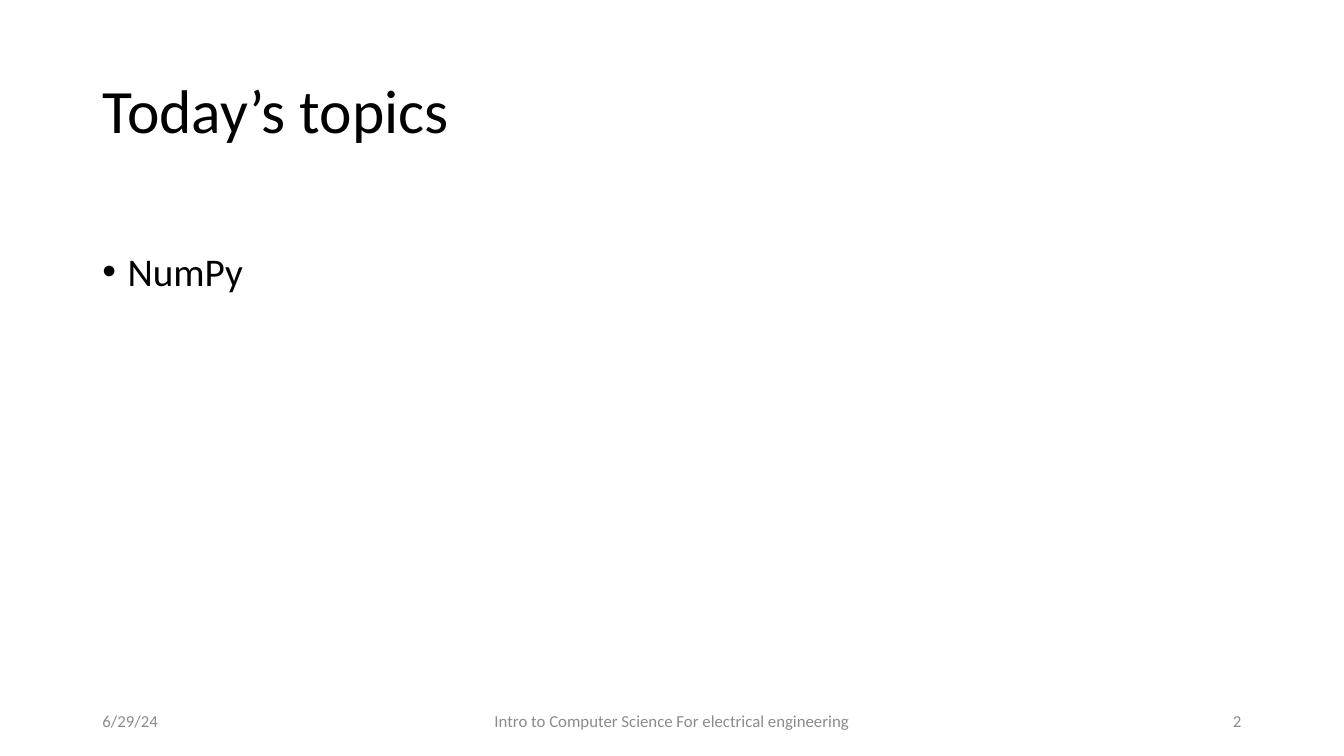
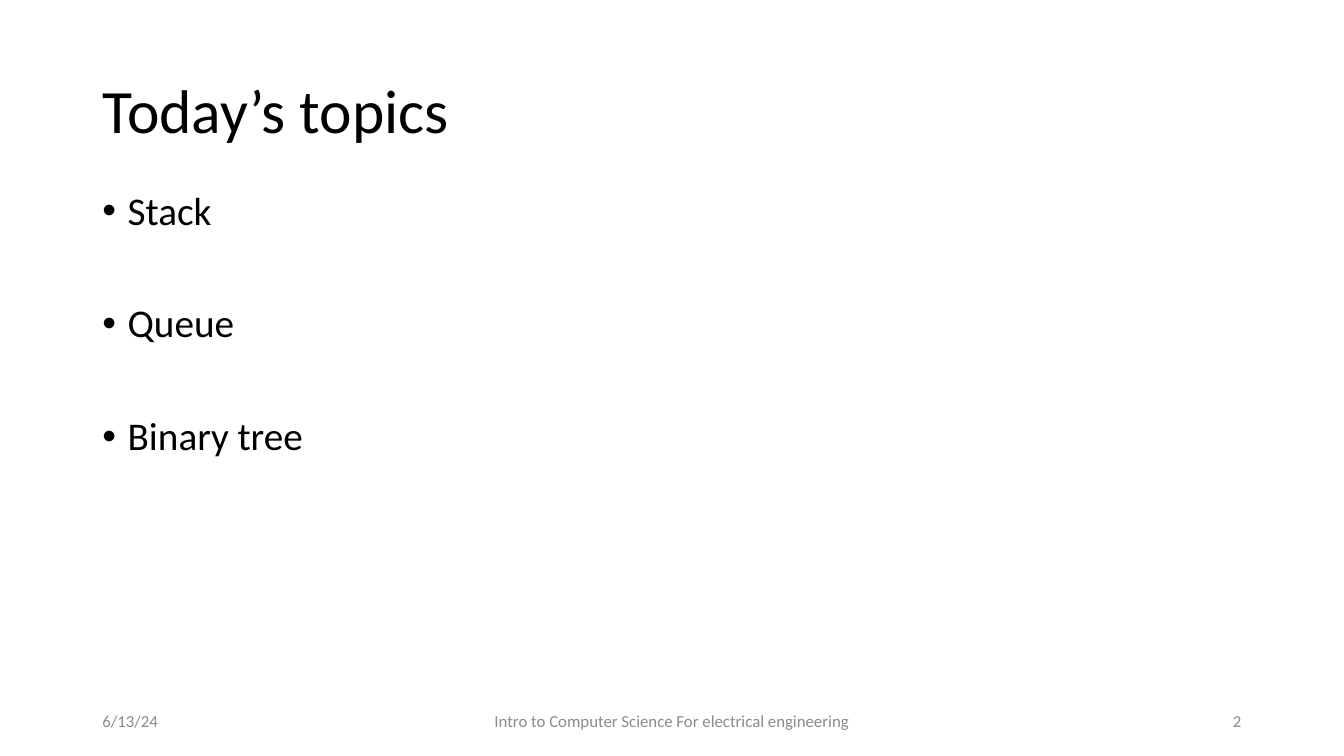
Before and after one commit to CarmiF/Python_basics_class, a slide deck: slide 2 of HW4/t10.pptx. Drawn at 1344x756 pixels with LibreOffice and Linux fonts; fonts in the diff are those of the drawing; background and template pictures are left out. Boxes give left, top, right and bottom in pixels: in the first picture for what was removed or moved away, otherwise in the second. Text is boxed around its words. In the diff, an @@ line names an element or a change of style, - is before the commit and + after.

```diff
--- a/HW4/t10.pptx
+++ b/HW4/t10.pptx
@@ text at (128,197,303,457): text changed @@
-• NumPy
+• Stack
+• Queue
+• Binary tree
@@ text at (102,715,157,728): text changed @@
-6/29/24
+6/13/24
```
Also in this commit, not shown: 6 other slides changed, 25 slides added, 35 slides removed, 4 other files.
